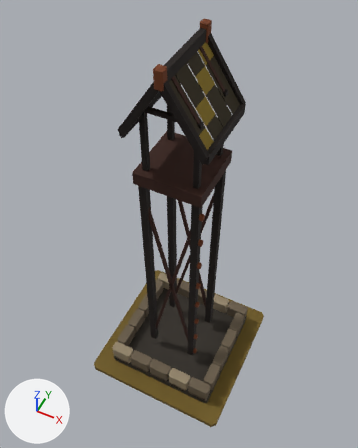
Two versions of the glTF model art/tower_t5/tower_t5.glb, one commit apart.
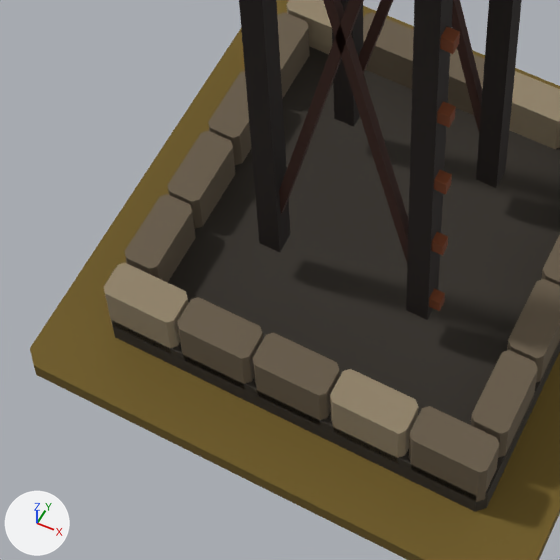
Old and new are each drawn whole from a 50 mm lens placed at (1.083, -2.231, 4.556), pointed at (-0.064, 0.063, 1.689) and again close up on the part from 24% to 63% of the width and 62% to 93% of the height. Every picture has the same lights, and +X, +Y and +Z are marked at lower left. The older version's two pictures come first.

Names of what the first close-up shows: 'MMR | tower | T05 Architecture.001', 'MMR | tower | Tier 05 Ground.001'.
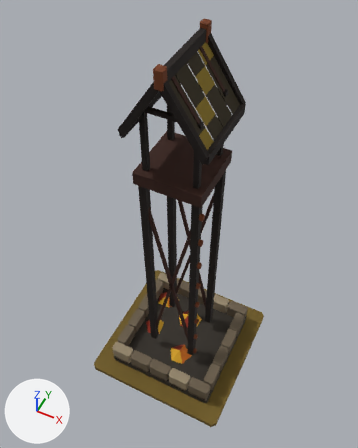
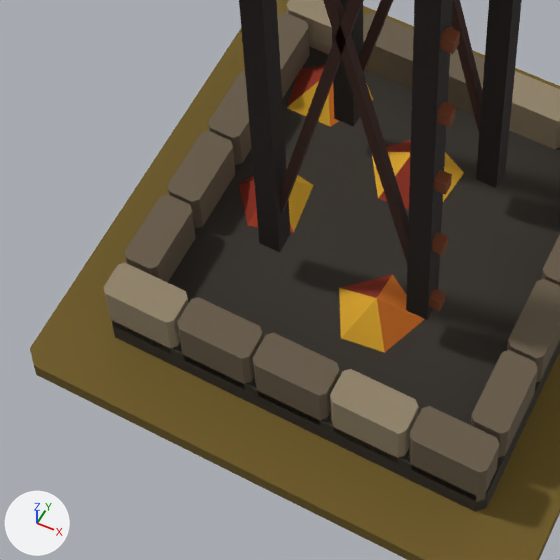
What changed in the scene script:
```text
Add me_mmr___tower___t05_autumn_dressing_001:
    me_mmr___tower___t05_autumn_dressing_001.from_pydata(...)  # 24 vertices, 20 faces; spans x -0.419..0.194, y -0.3..0.438, z 0.085..0.185
    me_mmr___tower___t05_autumn_dressing_001.materials.append(mat_mmr___shared_palette_atlas)  # picture img_mmr_shared_color_palette_64
Add ob_mmr___tower___t05_autumn_dressing_001:
    ob_mmr___tower___t05_autumn_dressing_001 = bpy.data.objects.new('MMR | tower | T05 Autumn Dressing.001', me_mmr___tower___t05_autumn_dressing_001)
    ob_mmr___tower___t05_autumn_dressing_001.location = (0.0, 0.0, 0.05)
```

Location of each change, [x1, y1, x2, y2] in pixels of the close-ups (560 x 560 px):
'MMR | tower | T05 Autumn Dressing.001', added: after [239, 64, 464, 353]
